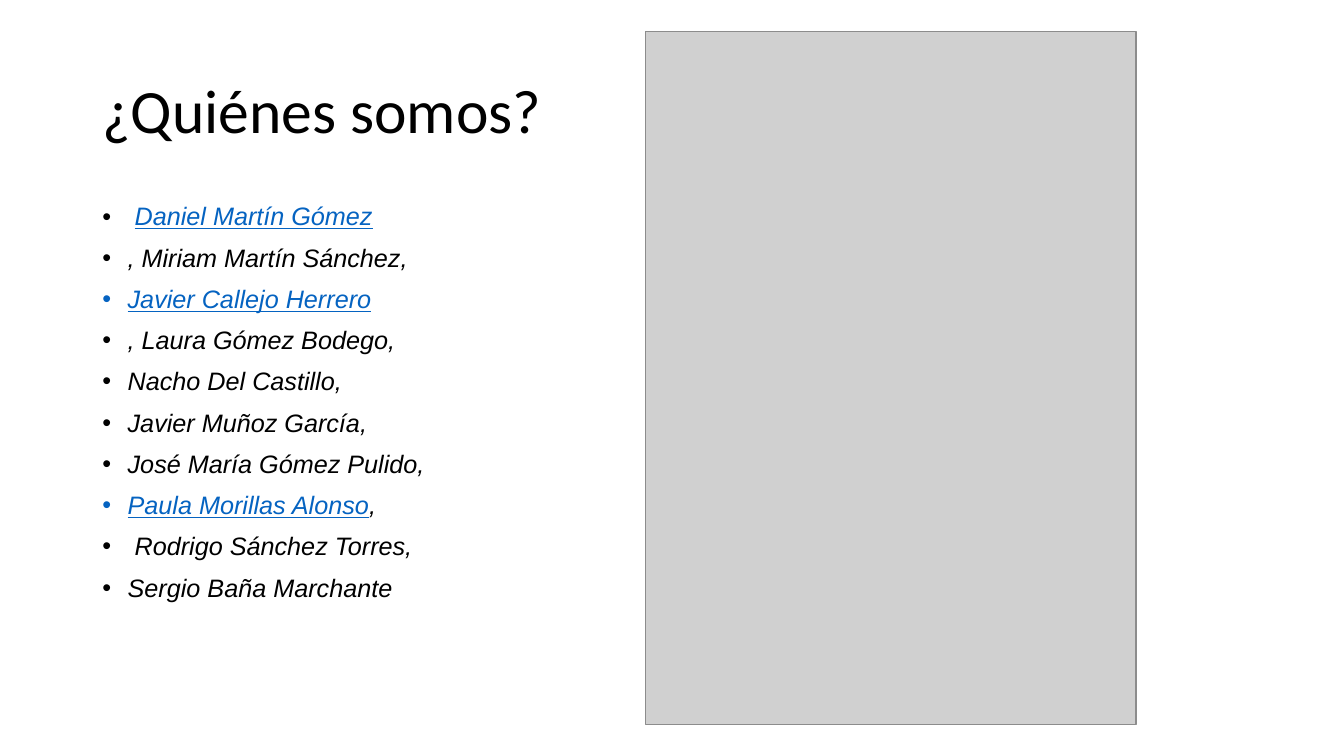
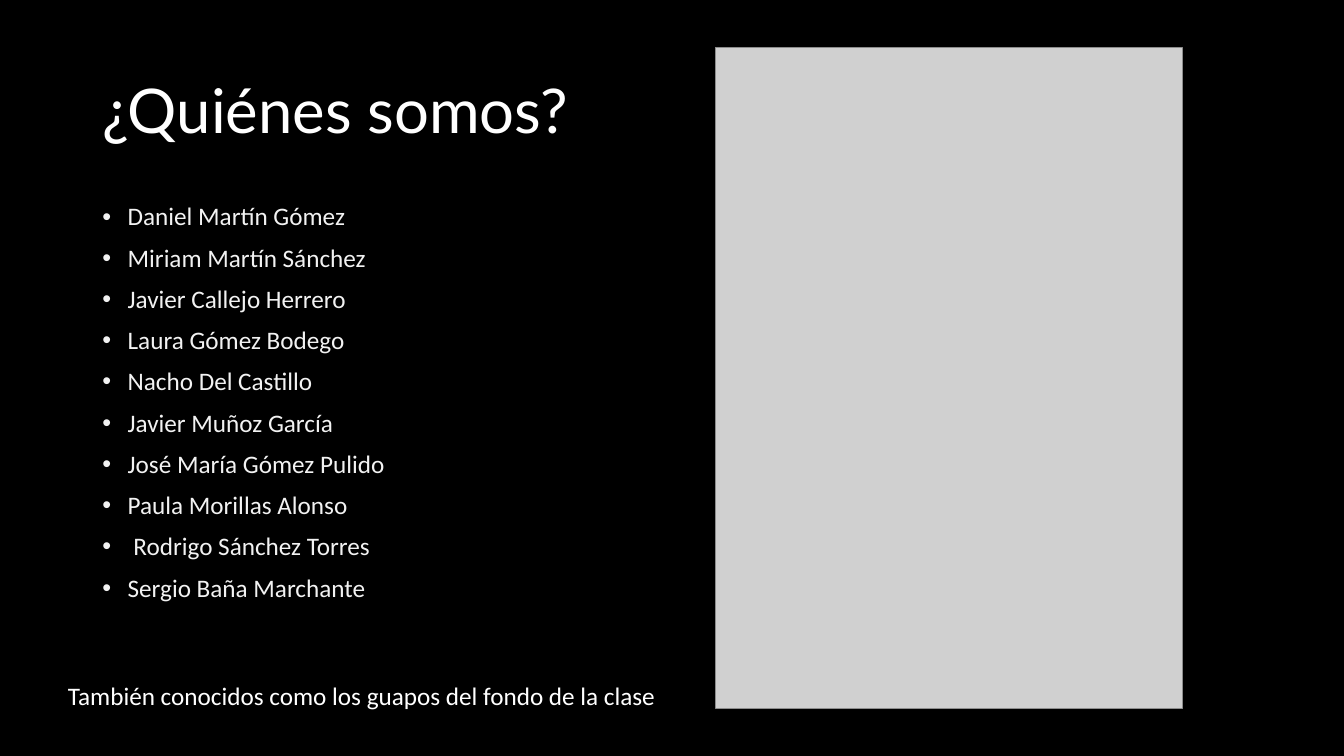
Before and after one commit to Xuppap-Inc/VerdantSorrow, a slide deck: slide 2 of Hitos/Presentacion hito 0.pptx. Drawn at 1344x756 pixels with LibreOffice and Linux fonts; fonts in the diff are those of the drawing; grey boxes stand for pictures. Boxes give left, top, right and bottom in pixels: in the first picture for what was removed or moved away, otherwise in the second. Text is boxed around its words. In the diff, an @@ line names an element or a change of style, - is before the commit and + after.

```diff
--- a/Hitos/Presentacion hito 0.pptx
+++ b/Hitos/Presentacion hito 0.pptx
@@ background #FFFFFF to #000000 @@
@@ title "¿Quiénes somos?" at (102, 88, 569, 144): font Calibri to Lato, text colour #000000 to #FFFFFF @@
@@ picture: place and size @@
-picture at (646, 31, 1136, 725)
+picture at (716, 47, 1183, 708)
@@ text at (128, 207, 365, 602): font Arial to Calibri, italic off in "Daniel Martín Gómez", "Javier Callejo Herrero", "Sergio Baña Marchante"; text colour #0563C1 to #F2F2F2, underline off in "Daniel Martín Gómez", "Javier Callejo Herrero"; text colour #000000 to #F2F2F2 in "Sergio Baña Marchante" @@
@@ text at (128, 249, 366, 267): text changed; font Arial to Calibri; text colour #000000 to #F2F2F2; italic off @@
-• , Miriam Martín Sánchez,
+• Miriam Martín Sánchez
@@ text at (128, 331, 384, 560): text changed; font Arial to Calibri; text colour #000000 to #F2F2F2; italic off @@
-• , Laura Gómez Bodego,
-• Nacho Del Castillo,
-• Javier Muñoz García,
-• José María Gómez Pulido,
-• Paula Morillas Alonso,
-• Rodrigo Sánchez Torres,
+• Laura Gómez Bodego
+• Nacho Del Castillo
+• Javier Muñoz García
+• José María Gómez Pulido
+• Paula Morillas Alonso
+• Rodrigo Sánchez Torres
@@ text added at (68, 687, 655, 710), 18 pt, text #FFFFFF @@
+También conocidos como los guapos del fondo de la clase
```
Also in this commit, not shown: 7 other slides changed, 2 other files.
